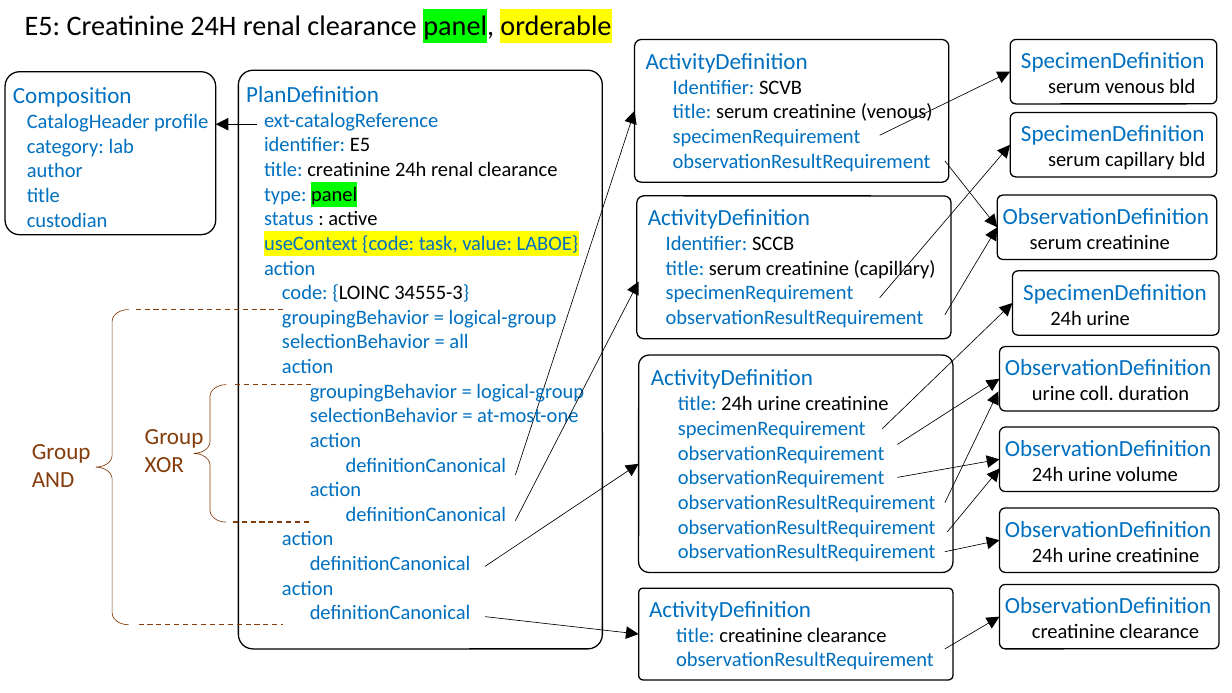
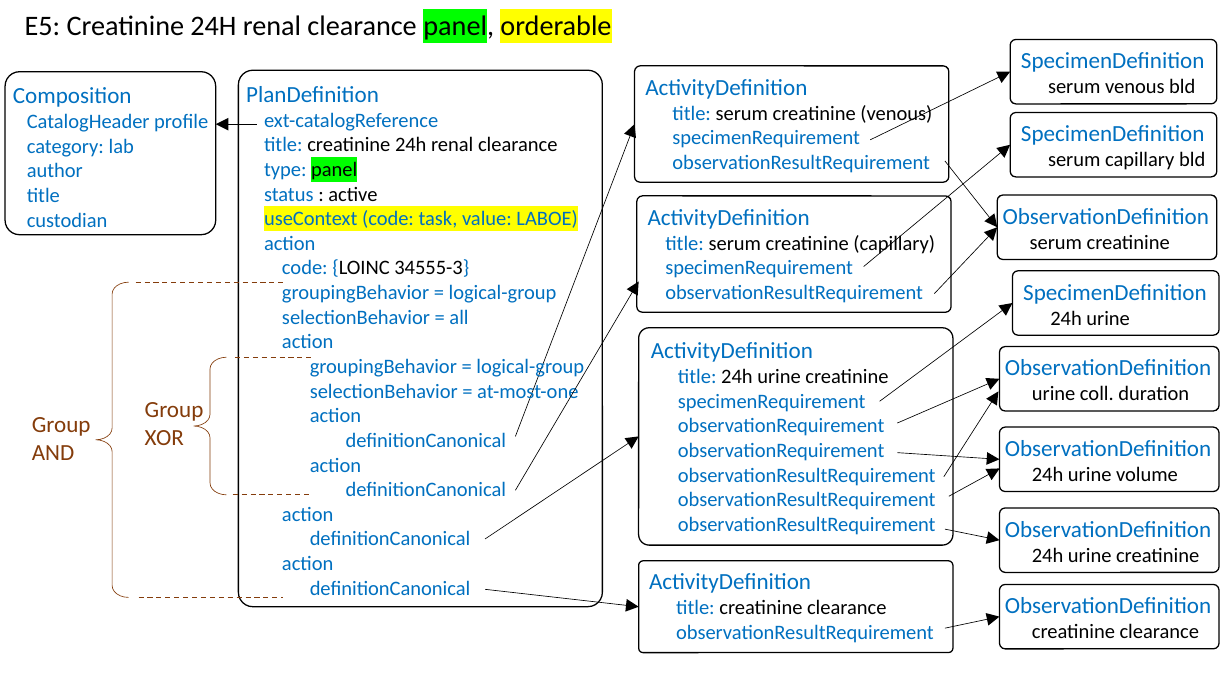
Before and after one commit to HL7/fhir-order-catalog, a slide deck: slide 1 of input/images-source/LabExampleE5Technical.pptx. Drawn at 1232x693 pixels with LibreOffice and Linux fonts; fonts in the diff are those of the drawing. Boxes give left, top, right and bottom in pixels: in the first picture for what was removed or moved away, otherwise in the second. Text is boxed around its words. In the diff, an @@ line names an element or a change of style, - is before the commit and + after.

```diff
--- a/input/images-source/LabExampleE5Technical.pptx
+++ b/input/images-source/LabExampleE5Technical.pptx
@@ rounded rectangle "PlanDefinition": place and size @@
-rounded rectangle "PlanDefinition" at [238, 70, 603, 649]
+rounded rectangle "PlanDefinition" at [238, 70, 603, 607]
@@ rounded rectangle "ActivityDefinition": place and size @@
-rounded rectangle "ActivityDefinition" at [635, 40, 949, 183]
+rounded rectangle "ActivityDefinition" at [635, 66, 949, 182]
@@ text in rounded rectangle at [673, 79, 802, 94]: paragraph removed @@
-Identifier: SCVB
@@ arrow moved from (880, 135) - (1010, 72) to (871, 140) - (1010, 72) @@
@@ text in rounded rectangle at [264, 136, 370, 151]: paragraph removed @@
-identifier: E5
@@ arrow moved from (516, 475) - (635, 111) to (516, 436) - (635, 124) @@
@@ arrow moved from (880, 298) - (1010, 145) to (864, 267) - (1010, 145) @@
@@ rounded rectangle "ActivityDefinition": place and size @@
-rounded rectangle "ActivityDefinition" at [637, 196, 951, 339]
+rounded rectangle "ActivityDefinition" at [637, 196, 951, 312]
@@ text in rounded rectangle at [264, 210, 577, 228]: text changed @@
-useContext {code: task, value: LABOE}
+useContext (code: task, value: LABOE)
@@ text in rounded rectangle at [666, 235, 794, 250]: paragraph removed @@
-Identifier: SCCB
@@ arrow moved from (945, 315) - (997, 227) to (934, 294) - (997, 227) @@
@@ 2 texts, 1 rounded rectangle, 1 arrow, 1 left brace, 1 line: place and size @@
-2 texts, 1 rounded rectangle, 1 arrow, 1 left brace, 1 line at [32, 310, 953, 680]
+2 texts, 1 rounded rectangle, 1 arrow, 1 left brace, 1 line at [32, 282, 953, 653]
@@ arrow moved from (516, 520) - (639, 282) to (516, 491) - (639, 282) @@
@@ arrow moved from (882, 429) - (1013, 303) to (880, 401) - (1013, 303) @@
@@ arrow moved from (897, 445) - (1000, 379) to (897, 423) - (1000, 379) @@
@@ arrow moved from (945, 503) - (999, 392) to (945, 477) - (999, 392) @@
@@ arrow moved from (897, 478) - (1000, 459) to (897, 453) - (1000, 459) @@
@@ arrow moved from (947, 532) - (1000, 469) to (949, 496) - (1000, 469) @@
@@ arrow moved from (945, 552) - (1000, 541) to (945, 530) - (1000, 541) @@
@@ 3 lines, 1 rounded rectangle, 1 left brace, 1 arrow: place and size @@
-3 lines, 1 rounded rectangle, 1 left brace, 1 arrow at [139, 355, 953, 634]
+3 lines, 1 rounded rectangle, 1 left brace, 1 arrow at [139, 328, 953, 607]
@@ arrow moved from (945, 649) - (1000, 616) to (945, 628) - (1000, 616) @@
```
Also in this commit, not shown: 12 other files.
